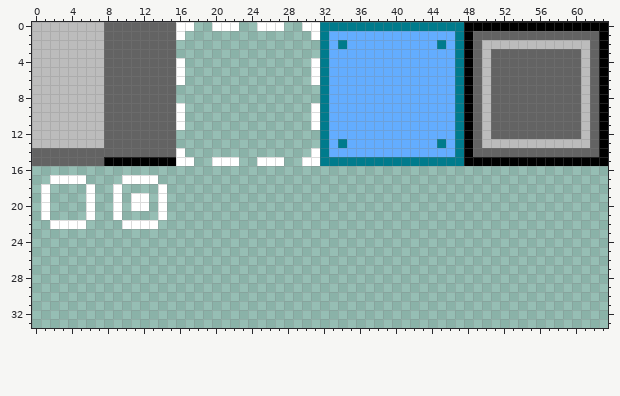
Pixel-art sprite: res/textures/ui_elements.png. The picture above was drawn from the file before the commit.
The file is 64x64 pixels. Shown: x 0..63, y 0..33.
New version:
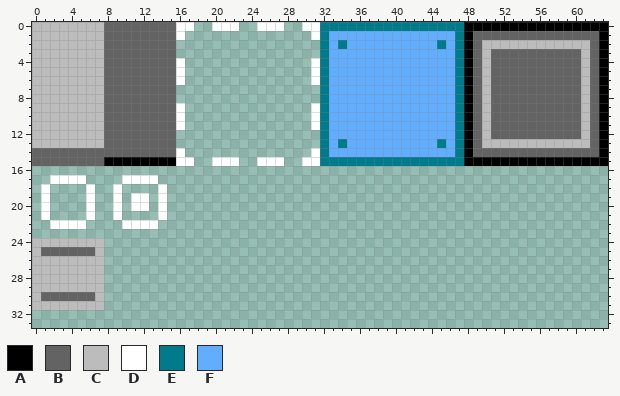
Palette (. is transparent): A #000000  B #636363  C #bcbcbc  D #ffffff  E #007b8c  F #63adff
Edits made:
@@ x 0..9 @@
 23 ..........
-24 ..........
-25 ..........
-26 ..........
-27 ..........
-28 ..........
-29 ..........
-30 ..........
-31 ..........
+24 CCCCCCCC..
+25 CBBBBBBC..
+26 CCCCCCCC..
+27 CCCCCCCC..
+28 CCCCCCCC..
+29 CCCCCCCC..
+30 CBBBBBBC..
+31 CCCCCCCC..
 32 ..........
Boxes around the changes in both pictures, in picture pixels (x1, y1, x2, y2):
added: (32, 238, 104, 310)
